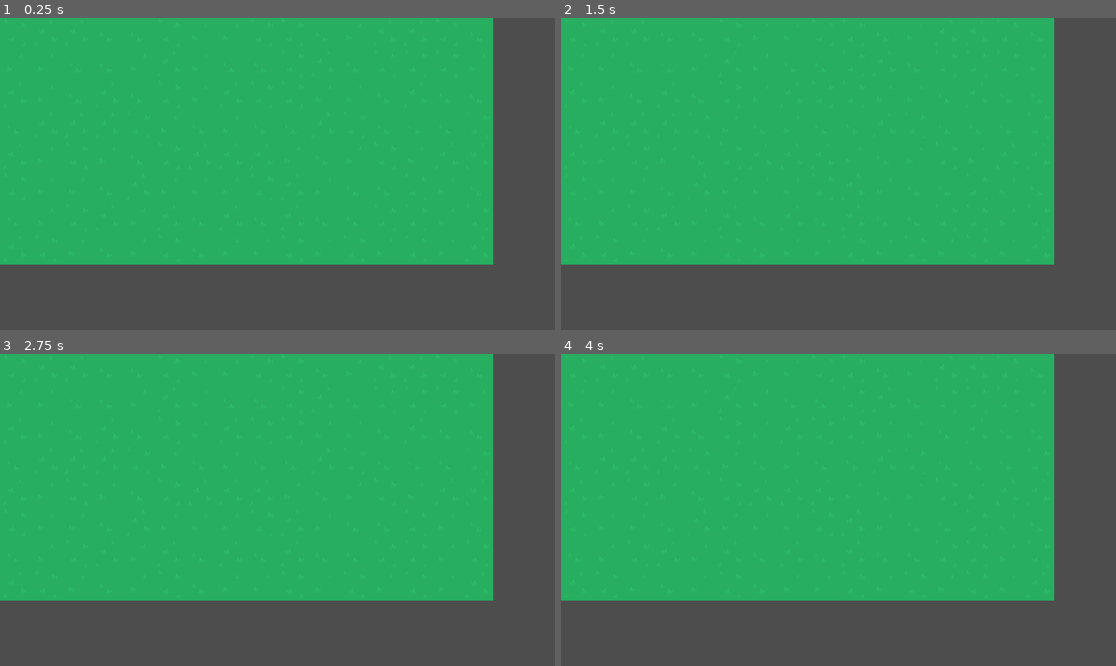
Above: before the commit, frames 1-4 (two rows, left to right).
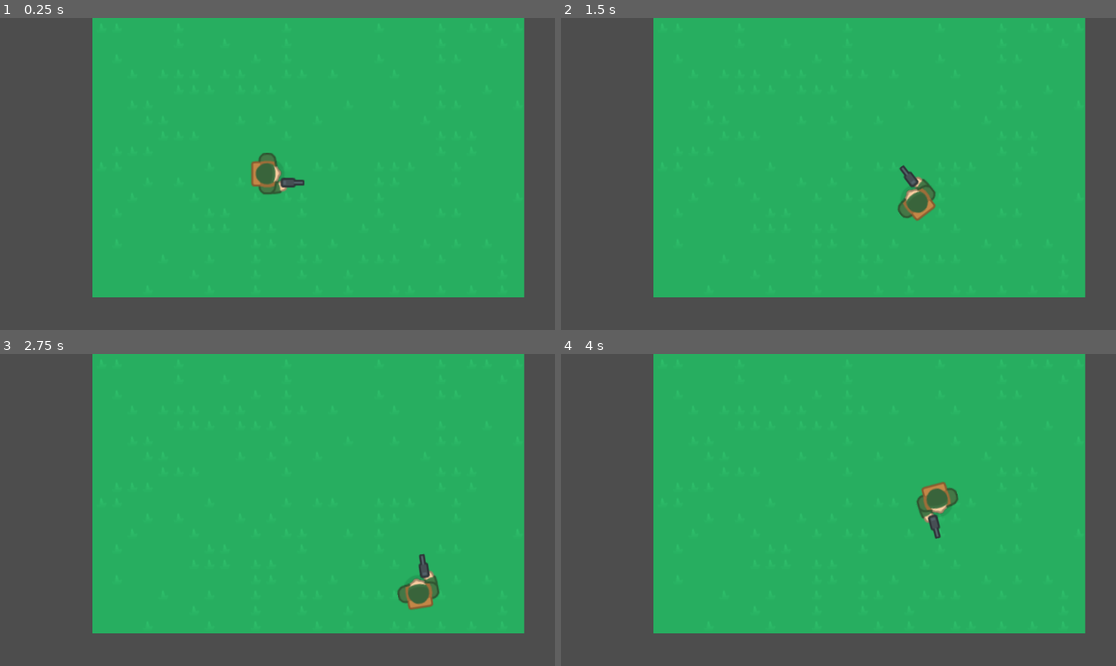
Above: after the commit, the same moments.

Repository: wojciech-bilicki/TopDown2DShooter
Game: Godot game, scene res://Scenes/main.tscn
Two runs of this game, one before a commit and one after it. Both use one fixed random seed, a clock stepped at 60 frames per second and the inputs below. Before the commit the project has no main scene; this scene is started directly in both runs.
Inputs (mouse positions are in pixels of both pictures, inside the frame that each line leads up to):
- Up to frame 1 (0.25 s): no input
- Up to frame 2 (1.5 s): tap Enter at 0.5 s; move the mouse to (960, 158) at 0.52 s; hold D (move_right, bound only after the commit) 0.53-1.28 s; move the mouse to (727, 189) at 1.27 s; hold S (move_backwards, bound only after the commit) from 1.28 s (still down)
- Up to frame 3 (2.75 s): move the mouse to (333, 441) at 2.02 s; release S (move_backwards, bound only after the commit) at 2.03 s; hold D (move_right, bound only after the commit) from 2.03 s (still down)
- Up to frame 4 (4 s): move the mouse to (810, 572) at 2.77 s; release D (move_right, bound only after the commit) at 2.78 s; hold W (move_forwards, bound only after the commit) 2.78-3.53 s; move the mouse to (1005, 556) at 3.52 s; hold A (move_left, bound only after the commit) from 3.53 s (still down)

The runs differ from the first frame. In frame 1, 26% of the frame differs, in the area x 0-95%, y 0-90%; in frame 2, 26%; in frame 3, 26%; in frame 4, 26%.

Commit message:
Basic movement controller

Diff:
--- a/Scenes/main.tscn
+++ b/Scenes/main.tscn
@@ -1,23 +1,14 @@
-[gd_scene load_steps=4 format=3 uid="uid://c7moqvpkig7t4"]
+[gd_scene load_steps=5 format=3 uid="uid://c7moqvpkig7t4"]
 
 [ext_resource type="Texture2D" uid="uid://c4ypmbh3x8n3d" path="res://Assets/spritesheet_tiles.png" id="1_jmjlp"]
+[ext_resource type="PackedScene" uid="uid://cloc2ixm2x00j" path="res://Scenes/player.tscn" id="2_70lb8"]
 
-[sub_resource type="TileSetAtlasSource" id="TileSetAtlasSource_bh423"]
+[sub_resource type="TileSetAtlasSource" id="TileSetAtlasSource_hxlq2"]
 texture = ExtResource("1_jmjlp")
-separation = Vector2i(10, 10)
-texture_region_size = Vector2i(64, 64)
 0:0/0 = 0
-0:0/0/terrain_set = 0
-0:0/0/terrain = 0
 1:0/0 = 0
-1:0/0/terrain_set = 0
-1:0/0/terrain = 0
 2:0/0 = 0
-2:0/0/terrain_set = 0
-2:0/0/terrain = 0
 3:0/0 = 0
-3:0/0/terrain_set = 0
-3:0/0/terrain = 0
 4:0/0 = 0
 5:0/0 = 0
 6:0/0 = 0
@@ -9532,19 +9523,17 @@
 113:90/0 = 0
 114:90/0 = 0
 
-[sub_resource type="TileSet" id="TileSet_qb3ll"]
-tile_size = Vector2i(64, 64)
-terrain_set_0/mode = 0
-terrain_set_0/terrain_0/name = "Grass"
-terrain_set_0/terrain_0/color = Color(0, 0.470588, 0.0745098, 1)
-terrain_set_0/terrain_1/name = "Terrain 1"
-terrain_set_0/terrain_1/color = Color(0.5, 0.4375, 0.25, 1)
-sources/0 = SubResource("TileSetAtlasSource_bh423")
+[sub_resource type="TileSet" id="TileSet_4e8qo"]
+sources/0 = SubResource("TileSetAtlasSource_hxlq2")
 
 [node name="main" type="Node"]
 
 [node name="TileMap" type="TileMap" parent="."]
-tile_set = SubResource("TileSet_qb3ll")
-rendering_quadrant_size = 64
+tile_set = SubResource("TileSet_4e8qo")
 format = 2
 layer_0/tile_data = PackedInt32Array(2, 0, 0, -65534, 131072, 0, -131070, 65536, 0, -196606, 0, 0, -262142, 131072, 0,  …(9876 unchanged characters)…
+
+[node name="Camera2D" type="Camera2D" parent="."]
+zoom = Vector2(2, 2)
+
+[node name="Player" parent="." instance=ExtResource("2_70lb8")]
--- /dev/null
+++ b/Scenes/player.gd
@@ -0,0 +1,35 @@
+extends CharacterBody2D
+
+
+var movement_direction = Vector2.ZERO
+@export var walking_speed = 100
+@export var rotation_speed = 5
+
+var angle
+
+func _physics_process(delta):
+	velocity =  movement_direction * walking_speed
+
+	move_and_slide()
+	if angle:
+		global_rotation = lerp_angle(global_rotation, angle, delta * rotation_speed)
+
+
+
+func _input(event):
+	if Input.is_action_pressed("move_backwards"):
+		movement_direction = Vector2.DOWN
+	elif Input.is_action_pressed("move_forwards"):
+		movement_direction = Vector2.UP
+	elif Input.is_action_pressed("move_left"):
+		movement_direction = Vector2.LEFT
+	elif Input.is_action_pressed("move_right"):
+		movement_direction = Vector2.RIGHT
+	else:
+		movement_direction = Vector2.ZERO
+
+	var mouse_position = get_viewport().get_mouse_position()
+	var look_direction = (mouse_position - position).normalized()
+
+
+	angle = (get_global_mouse_position() - self.global_position).angle()
--- /dev/null
+++ b/Scenes/player.tscn
@@ -0,0 +1,21 @@
+[gd_scene load_steps=4 format=3 uid="uid://cloc2ixm2x00j"]
+
+[ext_resource type="Script" path="res://Scenes/player.gd" id="1_1bkx2"]
+[ext_resource type="Texture2D" uid="uid://56i2tyitansg" path="res://Assets/spritesheet_characters.png" id="1_mp8xd"]
+
+[sub_resource type="CapsuleShape2D" id="CapsuleShape2D_44mkd"]
+radius = 19.0
+height = 38.0
+
+[node name="Player" type="CharacterBody2D"]
+script = ExtResource("1_1bkx2")
+
+[node name="Sprite2D" type="Sprite2D" parent="."]
+texture_filter = 2
+texture = ExtResource("1_mp8xd")
+region_enabled = true
+region_rect = Rect2(2.08165e-12, 2.08165e-12, 56, 44)
+
+[node name="CollisionShape2D" type="CollisionShape2D" parent="."]
+position = Vector2(1, 0)
+shape = SubResource("CapsuleShape2D_44mkd")
--- a/project.godot
+++ b/project.godot
@@ -11,5 +11,34 @@
 [application]
 
 config/name="TopDown2DShooter"
+run/main_scene="res://Scenes/main.tscn"
 config/features=PackedStringArray("4.2", "Forward Plus")
 config/icon="res://icon.svg"
+
+[input]
+
+move_backwards={
+"deadzone": 0.5,
+"events": [Object(InputEventKey,"resource_local_to_scene":false,"resource_name":"","device":-1,"window_id":0,"alt_pressed":false,"shift_pressed":false,"ctrl_pressed":false,"meta_pressed":false,"pressed":false,"keycode":0,"physical_keycode":83,"key_label":0,"unicode":115,"echo":false,"script":null)
+]
+}
+move_forwards={
+"deadzone": 0.5,
+"events": [Object(InputEventKey,"resource_local_to_scene":false,"resource_name":"","device":-1,"window_id":0,"alt_pressed":false,"shift_pressed":false,"ctrl_pressed":false,"meta_pressed":false,"pressed":false,"keycode":0,"physical_keycode":87,"key_label":0,"unicode":119,"echo":false,"script":null)
+]
+}
+move_left={
+"deadzone": 0.5,
+"events": [Object(InputEventKey,"resource_local_to_scene":false,"resource_name":"","device":-1,"window_id":0,"alt_pressed":false,"shift_pressed":false,"ctrl_pressed":false,"meta_pressed":false,"pressed":false,"keycode":0,"physical_keycode":65,"key_label":0,"unicode":97,"echo":false,"script":null)
+]
+}
+move_right={
+"deadzone": 0.5,
+"events": [Object(InputEventKey,"resource_local_to_scene":false,"resource_name":"","device":-1,"window_id":0,"alt_pressed":false,"shift_pressed":false,"ctrl_pressed":false,"meta_pressed":false,"pressed":false,"keycode":0,"physical_keycode":68,"key_label":0,"unicode":100,"echo":false,"script":null)
+]
+}
+
+[physics]
+
+2d/default_gravity=2.08165e-12
+2d/default_gravity_vector=Vector2(2.08165e-12, 2.08165e-12)
Binary file added: characters_atlas.png
Not shown, added: characters_atlas.png.import
